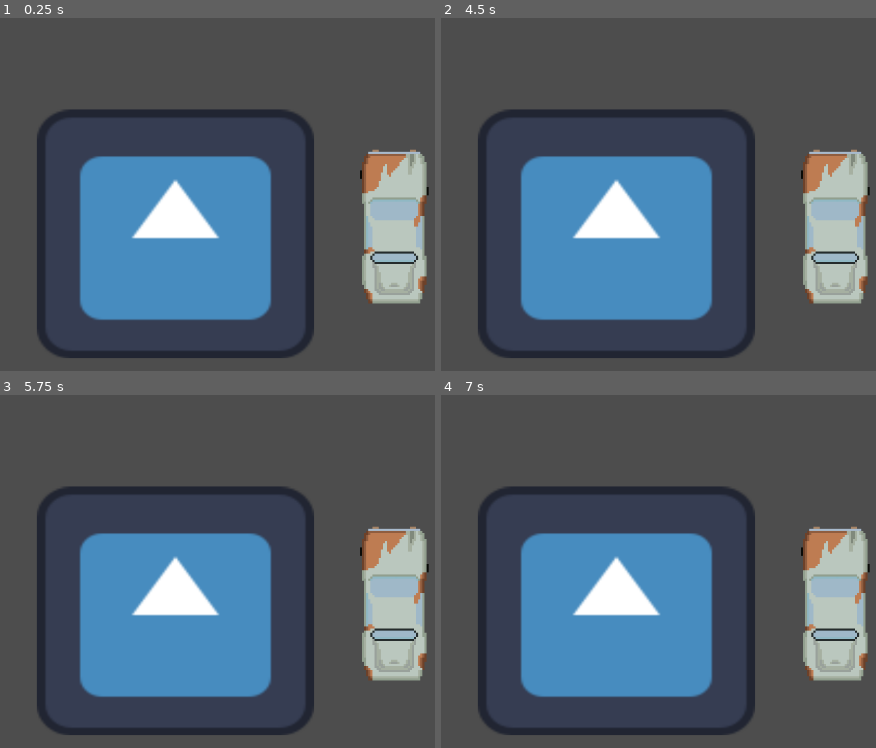
Above: before the commit, frames 1-4 (two rows, left to right).
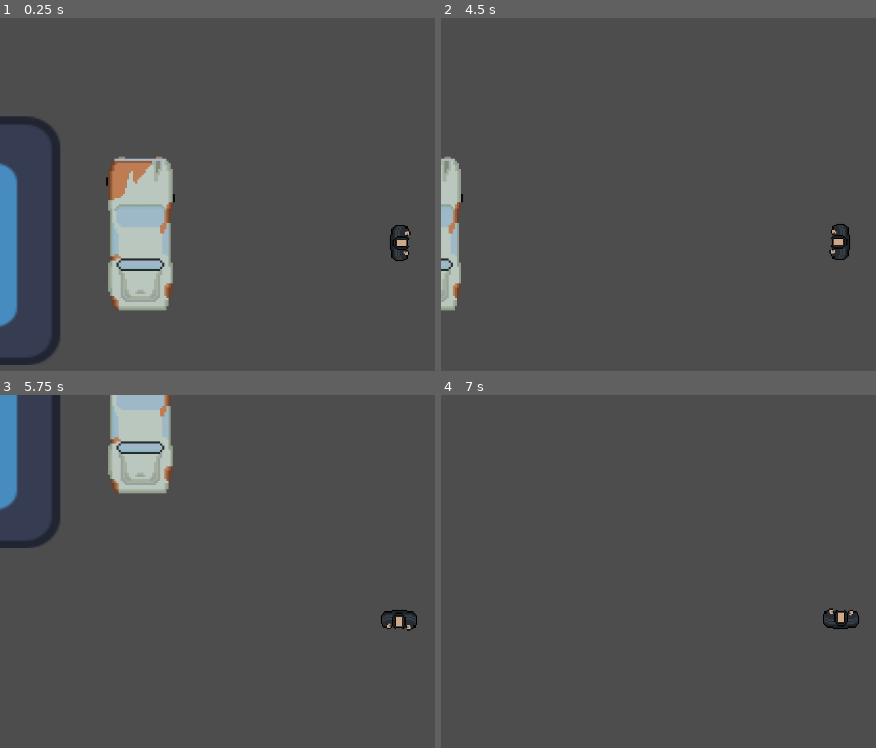
Above: after the commit, the same moments.

Repository: Ivan-Sardi/Juego-Godot
Game: Godot game, scene res://Escenas/main.tscn
Two runs of this game, one before a commit and one after it. Both use one fixed random seed, a clock stepped at 60 frames per second and the inputs below. The engine's default icon, where the game draws it, is replaced by a stand-in: a white triangle on a blue panel in a dark square.
Inputs:
- Up to frame 1 (0.25 s): no input
- Up to frame 2 (4.5 s): tap Enter at 0.5, 2.75, 4.25 s; hold D (Right) 0.53-1.28 s; hold E (Interact) 0.53-1.28 s; hold S (Down) 1.28-2.03 s; tap E (Interact) at 1.35, 2.85, 4.35 s; tap Space at 2, 3.5 s; hold D (Right) 2.03-2.78 s; hold E (Interact) 2.03-2.78 s; hold W (Up) 2.78-3.53 s; hold E (Interact) 3.53-4.28 s; hold A (Left) from 3.53 s (still down)
- Up to frame 3 (5.75 s): release A (Left) at 5.03 s; hold S (Down) from 5.03 s (still down); hold E (Interact) from 5.03 s (still down)
- Up to frame 4 (7 s): release S (Down) at 5.78 s; release E (Interact) at 5.78 s; hold D (Right) 5.78-6.53 s; tap E (Interact) at 5.85 s; hold W (Up) from 6.53 s (still down); hold E (Interact) from 6.53 s (still down)

The runs differ from the first frame. In frame 1, 36% of the frame differs, in the area x 0-99%, y 25-99%; in frame 2, 34%; in frame 3, 38%, in the area x 0-99%, y 0-97%; in frame 4, 33%.

Commit message:
Añadi salir del auto y camara desde el principio

Diff:
--- a/Escenas/main.tscn
+++ b/Escenas/main.tscn
@@ -128,7 +128,7 @@
 animation = &"Turn_left"
 
 [node name="Player" type="CharacterBody2D" parent="."]
-position = Vector2(-13, -77)
+position = Vector2(-264, -77)
 script = ExtResource("1_vt1rs")
 
 [node name="Area2D" type="Area2D" parent="Player"]
--- a/Scripts/main.gd
+++ b/Scripts/main.gd
@@ -10,6 +10,27 @@
 
 # Variable que indica si el jugador está cerca del auto
 var nearCar = false
+
+func _physics_process(delta: float) -> void:
+	# -- Teletransporta al jugador todo el tiempo al lugar del que saldria del auto
+	if !player.exist:
+		# -- Varia el lugar de salida dependiendo de la rotacion del auto
+		if car.rotation > -2.17213559150696 and car.rotation < -0.67024177312851:
+
+			player.global_position = car.global_position - Vector2(940,475)
+
+		elif car.rotation > -0.67024177312851 and car.rotation < 0.45086994767189:
+
+			player.global_position = car.global_position - Vector2(885,520)
+
+		elif car.rotation > 0.45086994767189 and car.rotation < 2.31442379951477:
+
+			player.global_position = car.global_position - Vector2(840,430)
+
+		else:
+
+			player.global_position = car.global_position - Vector2(920,400)
+
 
 # --- Detección de entrada al área del coche ---
 func PersonajeEntraAArea(area: Area2D) -> void:
@@ -36,7 +57,7 @@
 			car.driving = true                # Activa el modo de conducción en el auto
 			player.exist = false              # Desactiva el control del personaje
 			player.visible = false            # Oculta el sprite del jugador
-			player.global_position = car.global_position # Mueve al jugador al mismo lugar del auto
+
 
 			# Cambia la cámara activa al coche
 			car_cam.make_current()
@@ -47,8 +68,6 @@
 			car.driving = false               # Desactiva el modo conducción
 			player.exist = true               # Reactiva el control del personaje
 			player.visible = true             # Vuelve a mostrarlo
-			player.global_position = car.global_position + Vector2(0, 100)
-			# Lo coloca un poco más abajo del coche (para que "salga")
 
 			# Cambia la cámara activa al jugador
 			player_cam.make_current()
--- a/Scripts/player.gd
+++ b/Scripts/player.gd
@@ -16,6 +16,9 @@
 }
 
 var state = State.IDLE # Variable del estado
+
+func _ready():
+	$Camera2D.make_current()
 
 func _physics_process(delta: float) -> void:
 	if exist:
